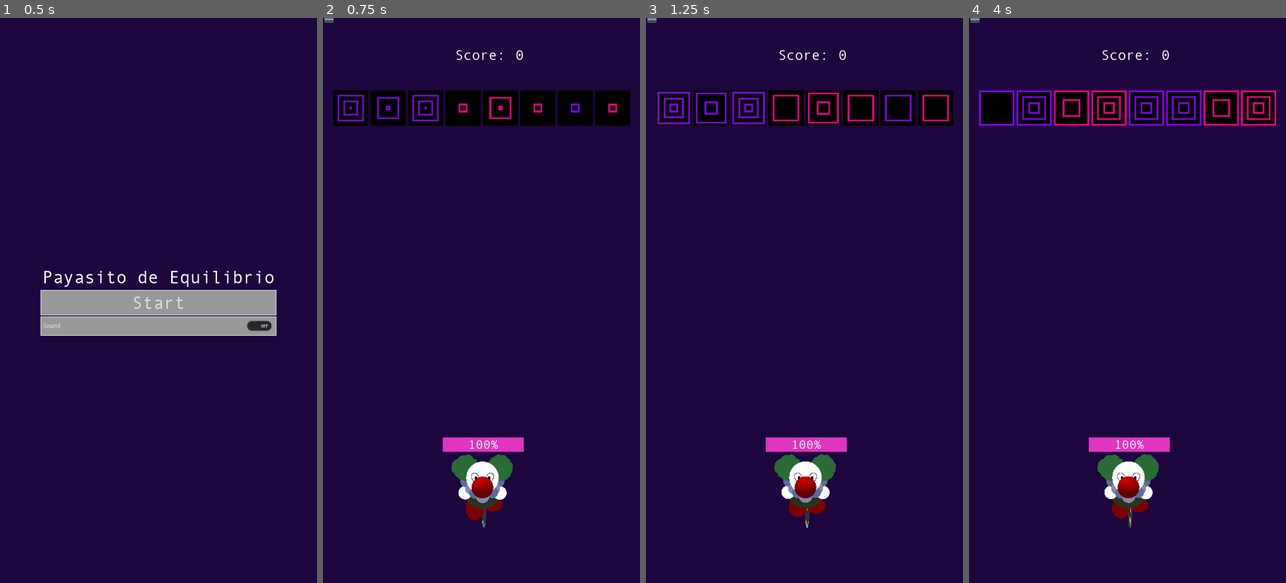
Above: before the commit, frames 1-4 (left to right).
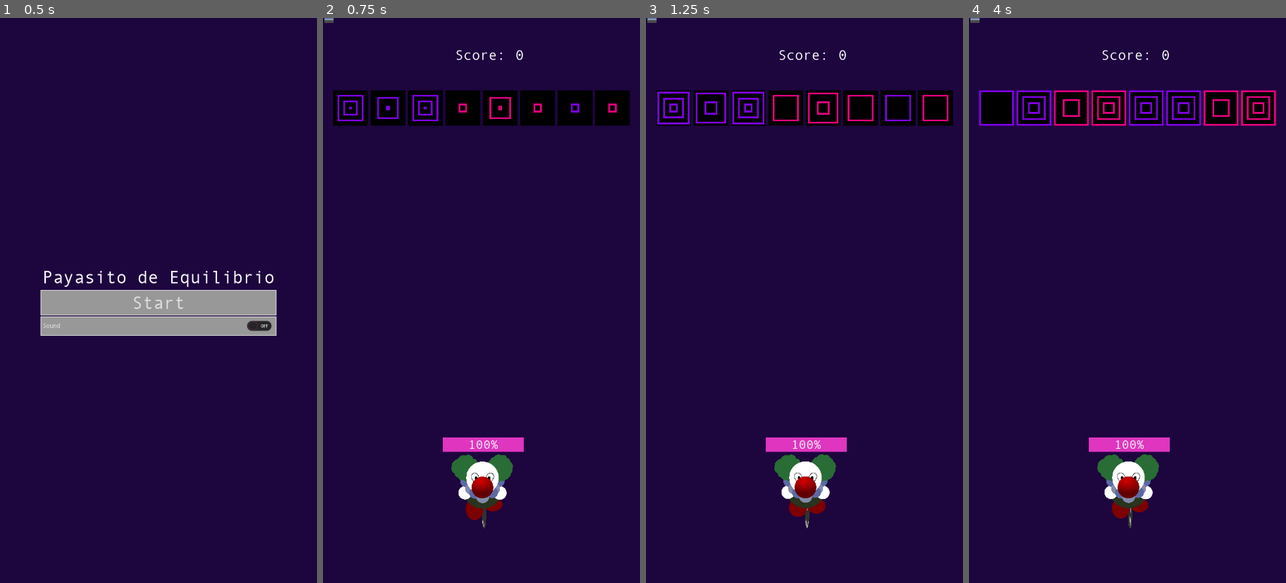
Above: after the commit, the same moments.

Repository: drarbego/payaso-de-equilibrio
Game: Godot game, scene res://StartGameMenu.tscn
Same seed, same stepped clock (60 frames per second), same inputs: the game is played once before the commit and once after it. The engine's default icon, where the game draws it, is replaced by a stand-in: a white triangle on a blue panel in a dark square. A sky picture missing from this copy of the repository is replaced by a grey-blue gradient.
Inputs (mouse positions are in pixels of both pictures, inside the frame that each line leads up to):
- Up to frame 1 (0.5 s): no input
- Up to frame 2 (0.75 s): click "Start" at 0.5 s
- Up to frame 3 (1.25 s): no input
- Up to frame 4 (4 s): move the mouse to (1197, 272) at 1.27 s; press the mouse at (1197, 272) at 1.28 s; hold Right (ui_right) 1.28-2.03 s; move the mouse to (1064, 328) at 2.02 s; release the mouse at (1064, 328) at 2.03 s; hold Left (ui_left) 2.03-2.78 s; click (1064, 328) at 2.1 s; move the mouse to (1159, 176) at 2.77 s; press the mouse at (1159, 176) at 2.78 s; hold Right (ui_right) 2.78-3.5 s; release the mouse at (1159, 176) at 3.5 s; click "Restart" at 3.5 s

Frame 1 is identical in both runs. In frame 2, 0.2% of the frame differs, in the area x 8-93%, y 12-20%; in frame 3, 0.3%; in frame 4, 0.4%, in the area x 13-97%, y 12-20%.

Commit message:
Add obstacle shader

Diff:
--- a/Bricks/Brick.tscn
+++ b/Bricks/Brick.tscn
@@ -30,7 +30,6 @@
 
 [node name="Sprite" type="Sprite" parent="."]
 material = SubResource( 2 )
-position = Vector2( 0.407111, -5.96046e-07 )
 scale = Vector2( 0.624691, 0.624691 )
 texture = ExtResource( 2 )
 
--- a/Bricks/Obstacle.tscn
+++ b/Bricks/Obstacle.tscn
@@ -1,12 +1,24 @@
-[gd_scene load_steps=4 format=2]
+[gd_scene load_steps=7 format=2]
 
 [ext_resource path="res://Bricks/Obstacle.gd" type="Script" id=1]
+[ext_resource path="res://icon.png" type="Texture" id=2]
 
 [sub_resource type="RectangleShape2D" id=1]
 extents = Vector2( 42.5, 42.5 )
 
 [sub_resource type="RectangleShape2D" id=2]
 extents = Vector2( 42.5, 42.5 )
+
+[sub_resource type="Shader" id=3]
+code = "shader_type canvas_item;
+
+void fragment() {
+	COLOR = vec4(0.0, 0.0, 0.0, 1.0);
+}"
+custom_defines = ""
+
+[sub_resource type="ShaderMaterial" id=4]
+shader = SubResource( 3 )
 
 [node name="Obstacle" type="KinematicBody2D"]
 collision_layer = 2
@@ -16,14 +28,15 @@
 [node name="CollisionShape2D" type="CollisionShape2D" parent="."]
 shape = SubResource( 1 )
 
-[node name="Polygon2D" type="Polygon2D" parent="."]
-color = Color( 0.552941, 0.862745, 0.643137, 1 )
-polygon = PoolVector2Array( -40, -40, 40, -40, 40, 40, -40, 40 )
-
 [node name="Hitbox" type="Area2D" parent="."]
 collision_layer = 4
 collision_mask = 4
 
 [node name="CollisionShape2D" type="CollisionShape2D" parent="Hitbox"]
 shape = SubResource( 2 )
+
+[node name="Sprite" type="Sprite" parent="."]
+material = SubResource( 4 )
+scale = Vector2( 0.625, 0.625 )
+texture = ExtResource( 2 )
 [connection signal="body_entered" from="Hitbox" to="." method="_on_Hitbox_body_entered"]
